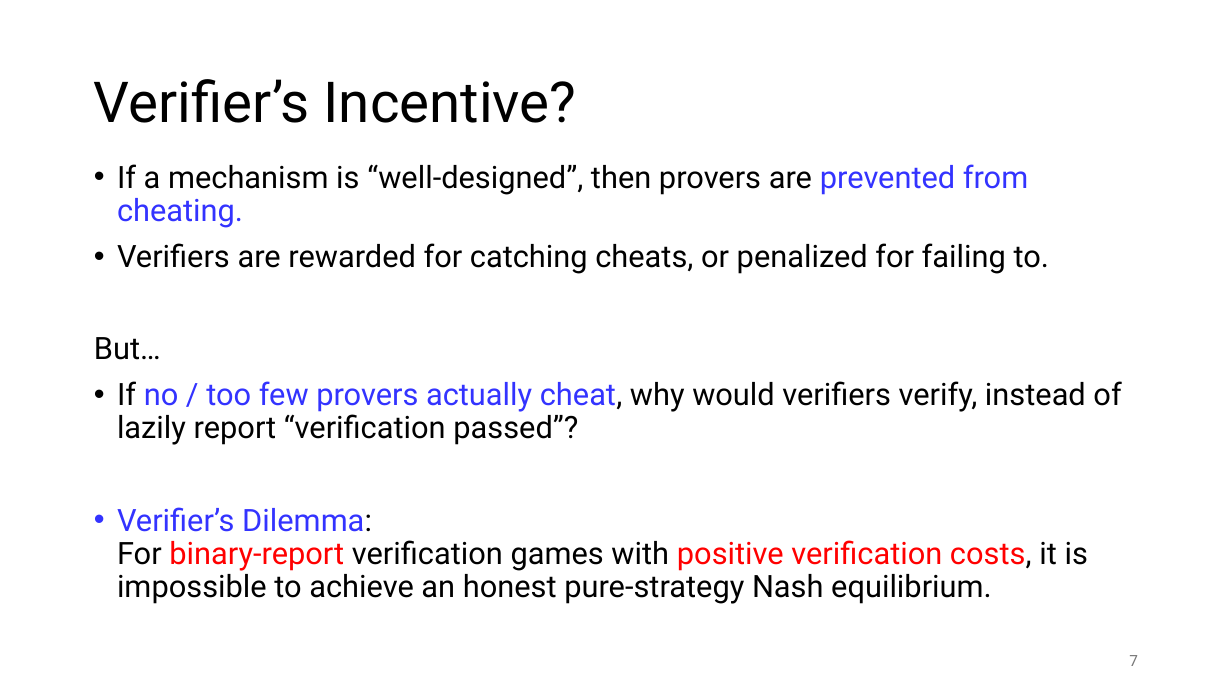
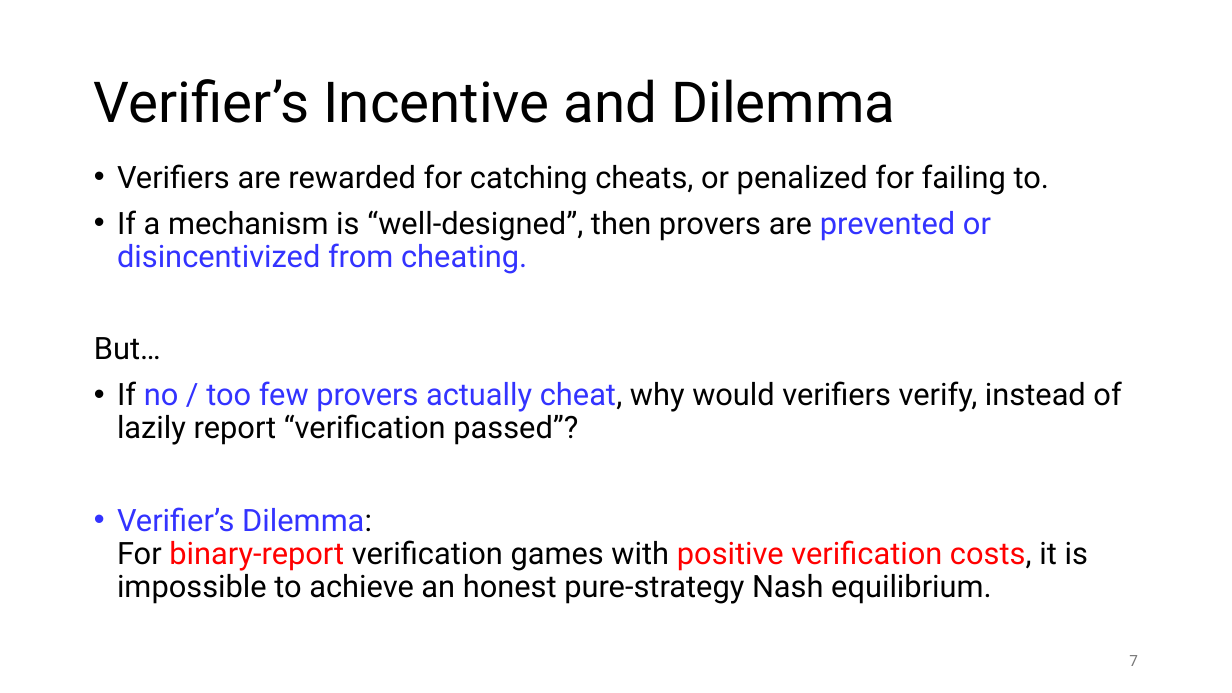
Before and after one commit to wiku30/wiku30.github.io, a slide deck: slide 7 of 2024/VeriPP/VeriPP_informs.pptx. Drawn at 1232x693 pixels with LibreOffice and Linux fonts; fonts in the diff are those of the drawing. Boxes give left, top, right and bottom in pixels: in the first picture for what was removed or moved away, otherwise in the second. Text is boxed around its words. In the diff, an @@ line names an element or a change of style, - is before the commit and + after.

```diff
--- a/2024/VeriPP/VeriPP_informs.pptx
+++ b/2024/VeriPP/VeriPP_informs.pptx
@@ title at [94,79,895,123]: text changed @@
-Verifier’s Incentive?
+Verifier’s Incentive and Dilemma
@@ text at [117,164,1028,228]: paragraph removed @@
-• If a mechanism is “well-designed”, then provers are prevented from cheating.
@@ text at [117,210,991,274]: paragraph added @@
+• If a mechanism is “well-designed”, then provers are prevented or disincentivized from cheating.
```
Also in this commit, not shown: 9 other slides changed, 1 slide added, 1 slide removed.
